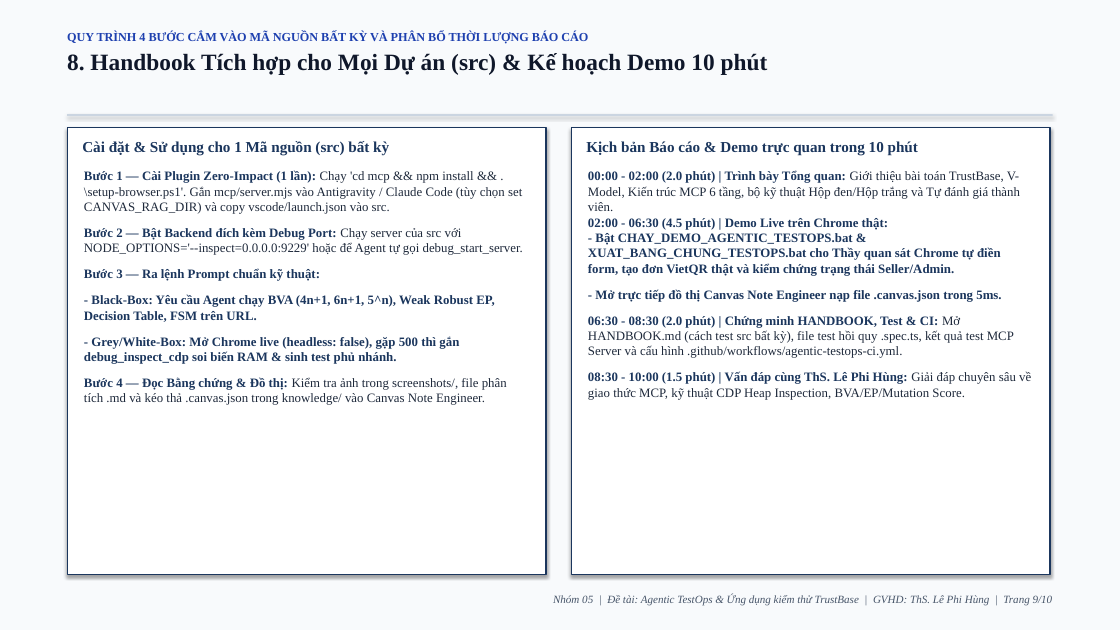
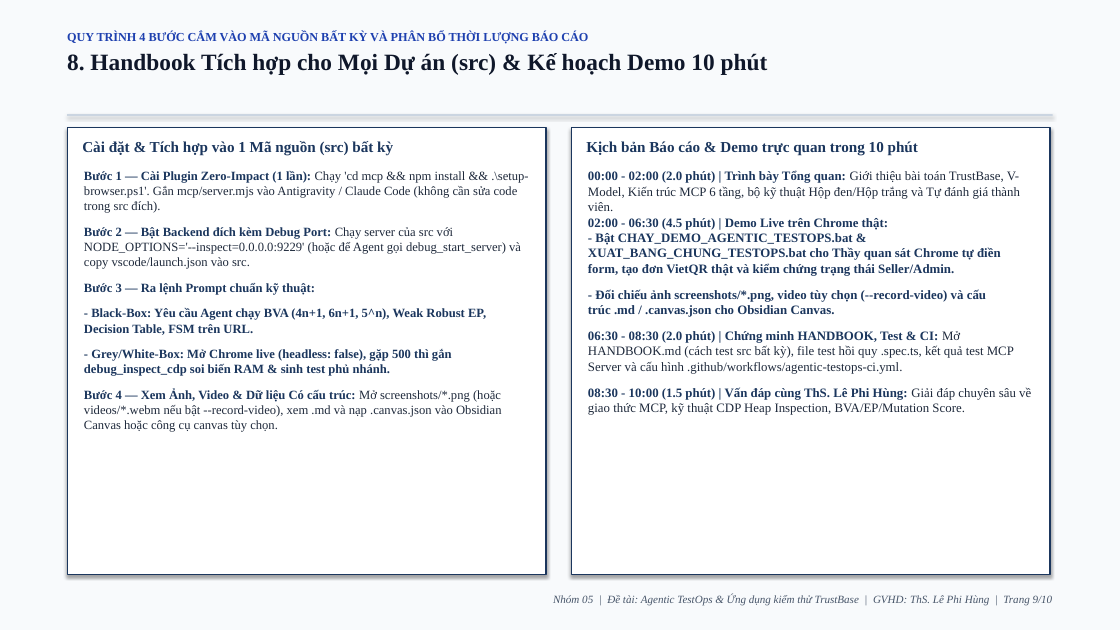
Before and after one commit to justpassingByte/agentic-test-ops, a slide deck: slide 9 of Nhom05_AgenticTestOps_ThuyetTrinh.pptx. Drawn at 1120x630 pixels with LibreOffice and Linux fonts; fonts in the diff are those of the drawing. Boxes give left, top, right and bottom in pixels: in the first picture for what was removed or moved away, otherwise in the second. Text is boxed around its words. In the diff, an @@ line names an element or a change of style, - is before the commit and + after.

Commit message:
docs: put target-src install guide first and streamline structured output docs

```diff
--- a/Nhom05_AgenticTestOps_ThuyetTrinh.pptx
+++ b/Nhom05_AgenticTestOps_ThuyetTrinh.pptx
@@ text at bbox=[82, 141, 393, 156]: text changed @@
-Cài đặt & Sử dụng cho 1 Mã nguồn (src) bất kỳ
+Cài đặt & Tích hợp vào 1 Mã nguồn (src) bất kỳ
@@ text at bbox=[84, 171, 528, 269]: text changed; size 11 to 10.8 pt @@
-Bước 1 — Cài Plugin Zero-Impact (1 lần): Chạy 'cd mcp && npm install && .\setup-browser.ps1'. Gắn mcp/server.mjs vào Antigravity / Claude Code (tùy chọn set CANVAS_RAG_DIR) và copy vscode/launch.json vào src.
-Bước 2 — Bật Backend đích kèm Debug Port: Chạy server của src với NODE_OPTIONS='--inspect=0.0.0.0:9229' hoặc để Agent tự gọi debug_start_server.
+Bước 1 — Cài Plugin Zero-Impact (1 lần): Chạy 'cd mcp && npm install && .\setup-browser.ps1'. Gắn mcp/server.mjs vào Antigravity / Claude Code (không cần sửa code trong src đích).
+Bước 2 — Bật Backend đích kèm Debug Port: Chạy server của src với NODE_OPTIONS='--inspect=0.0.0.0:9229' (hoặc để Agent gọi debug_start_server) và copy vscode/launch.json vào src.
@@ text at bbox=[588, 218, 1001, 317]: text changed @@
-02:00 - 06:30 (4.5 phút) | Demo Live trên Chrome thật:
-- Bật CHAY_DEMO_AGENTIC_TESTOPS.bat & XUAT_BANG_CHUNG_TESTOPS.bat cho Thầy quan sát Chrome tự điền form, tạo đơn VietQR thật và kiểm chứng trạng thái Seller/Admin.
-- Mở trực tiếp đồ thị Canvas Note Engineer nạp file .canvas.json trong 5ms.
+02:00 - 06:30 (4.5 phút) | Demo Live trên Chrome thật:
+- Bật CHAY_DEMO_AGENTIC_TESTOPS.bat & XUAT_BANG_CHUNG_TESTOPS.bat cho Thầy quan sát Chrome tự điền form, tạo đơn VietQR thật và kiểm chứng trạng thái Seller/Admin.
+- Đối chiếu ảnh screenshots/*.png, video tùy chọn (--record-video) và cấu trúc .md / .canvas.json cho Obsidian Canvas.
@@ text at bbox=[84, 283, 486, 376]: size 11 to 10.8 pt in "Bước 3 — Ra lệnh Prompt chuẩn ..." @@
@@ text at bbox=[84, 389, 501, 432]: text changed; size 11 to 10.8 pt @@
-Bước 4 — Đọc Bằng chứng & Đồ thị: Kiểm tra ảnh trong screenshots/, file phân tích .md và kéo thả .canvas.json trong knowledge/ vào Canvas Note Engineer.
+Bước 4 — Xem Ảnh, Video & Dữ liệu Có cấu trúc: Mở screenshots/*.png (hoặc videos/*.webm nếu bật --record-video), xem .md và nạp .canvas.json vào Obsidian Canvas hoặc công cụ canvas tùy chọn.
```
Also in this commit, not shown: 6 other slides changed, 8 other files.
